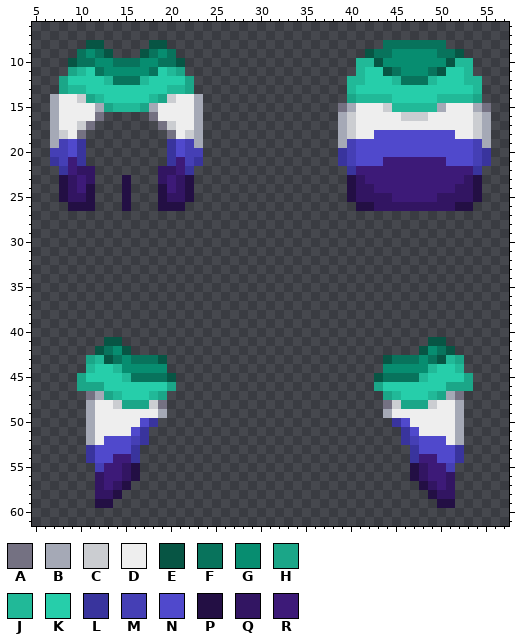
Two versions of one pixel-art sprite, Resources/Textures/Clothing/Neck/Cloaks/gay.rsi/equipped-NECK.png. Above: the version before the commit.
The file is 64x64 pixels. Colours within 5 levels of each other are drawn and written as one. Shown: x 5..57, y 6..61.
Palette (. is transparent): A #747182  B #a5a9b6  C #cbcdd1  D #eeeeee  E #075544  F #08735c  G #078d70  H #1ba688  J #21b998  K #26ceaa  L #39349d  M #453fb5  N #5049cc  P #230f44  Q #321562  R #3d1a78
Pixels before (only the part around the change), first column x 5:
 6 .....................................................
 7 .....................................................
 8 ......EE.....EE........................FFFFFFF.......
 9 .....FGFE...EFGF.....................EFFGGGGGFFE.....
10 ....EFFGGFFFGGFFE...................JJEGGGGGGGEJJ....
11 ....HJKFGGGGGFKJH...................JKKEFGGGFEKKJ....
12 ...HKKKKJFFFJKKKKH.................JJKKKJFFFJKKKJJ...
13 ...HJJKKKKKKKKKJJH.................JKKKKKKKKKKKKKJ...
14 ..BDDCHJKKKKKJHCDDB................HJJJJKKKKKJJJJH...
15 ..BDDDDBHJJJHBDDDDB...............ABDDDCJJJJJBDDDBA..
16 ..BDDDDA.....ADDDDB...............BCDDDDDCCCDDDDDCB..
17 ..BDDCA.......ACDDB...............BCDDDDDDDDDDDDDCB..
18 ..BCDA.........ADCB...............BCDDNNNNNNNNNDDCB..
19 ..BMNL.........LNMB...............BMNNNNNNNNNNNNNMB..
20 ..MMNL.........LNMM...............LMNNNNNNNNNNNNNML..
21 ..LMRL.........LRML...............LMNNNRRRRRRRNNNML..
22 ...LRQQ.......QQRL.................LRRRRRRRRRRRRRL...
23 ...PQRQ...P...QRQP.................PQRRRRRRRRRRRQP...
24 ...PQRP...P...PRQP.................PQQRRRRRRRRRQQP...
25 ...PQQP...P...PQQP.................PQQQQRRRRRQQQQP...
26 ....PPP...P...PPP...................PPQQQQQQQQQPP....
27 .....................................................
28 .....................................................
29 .....................................................
30 .....................................................
31 .....................................................
32 .....................................................
33 .....................................................
34 .....................................................
35 .....................................................
36 .....................................................
37 .....................................................
38 .....................................................
39 .....................................................
40 .....................................................
41 ........EE..................................EE.......
42 .......EFGE................................EGFE......
43 ......HJEFGFFFE........................EFFFGFEJH.....
44 ......JKKJGGGGG........................GGGGGJKKJ.....
45 .....HKKKKJFFFFE......................EFFFFJKKKKH....
46 .....HHHKKKKKKKH......................HKKKKKKKHHH....
47 ......ABHJKKKJH........................HJKKKJHBA.....
48 ......BDDCHHHCA........................ACHHHCDDB.....
49 ......BDDDDDDDB........................BDDDDDDDB.....
50 ......BDDDDDNL..........................LNDDDDDB.....
51 ......BDDDDNL............................LNDDDDB.....
52 ......BDNNNML............................LMNNNDB.....
53 ......LNNNNL..............................LNNNNL.....
54 ......LNNRRL..............................LRRNNL.....
55 .......MRRQP..............................PQRRM......
56 .......QRRQP..............................PQRRQ......
57 .......QRQP................................PQRQ......
58 .......QQP..................................PQQ......
59 .......PP....................................PP......
60 .....................................................
61 .....................................................
The result:
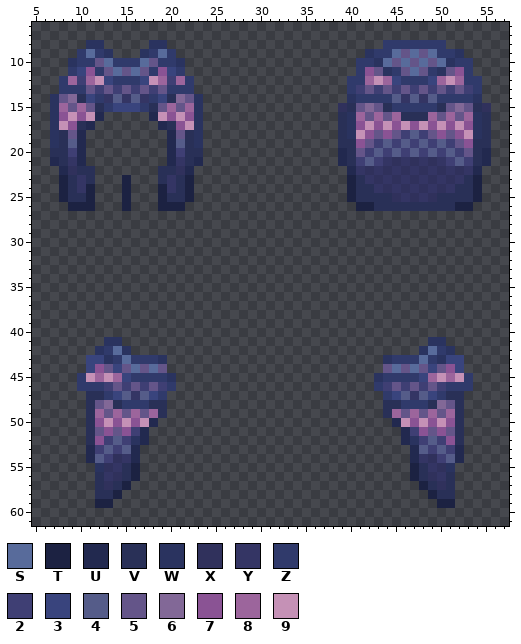
Colours new in this view: S #586b9b  T #1c2242  U #22294f  V #293057  W #2a335f  X #30315c  Y #343564  Z #303a6b  2 #3f3f74  3 #39447d  4 #555c89  5 #645589  6 #826897  7 #8a5394  8 #9c659c  9 #c591b6
Change:
Changed rows in their new state; - is an unchanged pixel.
first column x 7:
 8 ----WW-----WW------------------------ZZZZZZZ-----
 9 ---ZSZW---WZSZ---------------------WZZS5S5SZZW---
10 --WZZ5SZZZS5ZZW-------------------ZZWS5S5S5SWZZ--
11 --Z37Z5S5S5Z73Z-------------------Z75WZ5S5ZW57Z--
12 -Z82893ZZZ39828Z-----------------ZZ8983ZZZ3898ZZ-
13 -ZZZ525252525ZZZ-----------------Z2525252525252Z-
14 W56V3ZY4Y4YZ3V65W----------------WZZZZ4Y4Y4ZZZZW-
15 W8585VZ333ZV5858W---------------XV565VZZZZZV565VX
16 W7979U-----U9797W---------------VW85858VVV85858WV
17 W97VU-------UV79W---------------VW7979797979797WV
18 WV5U---------U5VW---------------VW9757524257579WV
19 WV4U---------U4VW---------------VV7524242424257VV
20 VV2U---------U2VV---------------UV5242424242425VU
21 UVYU---------UYVU---------------UV242YXYXYXY242VU
22 -UXVV-------VVXU-----------------UYXYXYXYXYXYXYU-
23 -TVYV---T---VYVT-----------------TVYXYXYXYXYXYVT-
24 -TVYT---T---TYVT-----------------TVVYXYXYXYXYVVT-
25 -TVVT---T---TVVT-----------------TVVVVXYXYXVVVVT-
26 --TTT---T---TTT-------------------TTVVVVVVVVVTT--
first column x 10:
41 ---WW----------------------------------WW---
42 --WZSW--------------------------------WSZW--
43 -33WZSZZZW------------------------WZZZSZW33-
44 -37535S5S5------------------------5S5S53573-
45 Z98983ZZZZW----------------------WZZZZ38989Z
46 ZZZ2525252Z----------------------Z2525252ZZZ
47 -VVZ34Y43Z------------------------Z34Y43ZVV-
48 -V56VZZZVV------------------------VVZZZV65V-
49 -V8585858V------------------------V8585858V-
50 -V797979U--------------------------U979797V-
51 -V57572U----------------------------U27575V-
52 -V7242WU----------------------------UW2427V-
53 -U2424U------------------------------U4242U-
54 -U42XYU------------------------------UYX24U-
55 --WXYVT------------------------------TVYXW--
56 --VYXVT------------------------------TVXYV--
57 --VXVT--------------------------------TVXV--
58 --VVT----------------------------------TVV--
59 --TT------------------------------------TT--
Changed places in both pictures, as pixel boxes (x1, y1, x2, y2):
changed: (50, 40, 203, 211)
changed: (338, 40, 491, 211)
changed: (77, 337, 176, 508)
changed: (374, 337, 473, 508)
